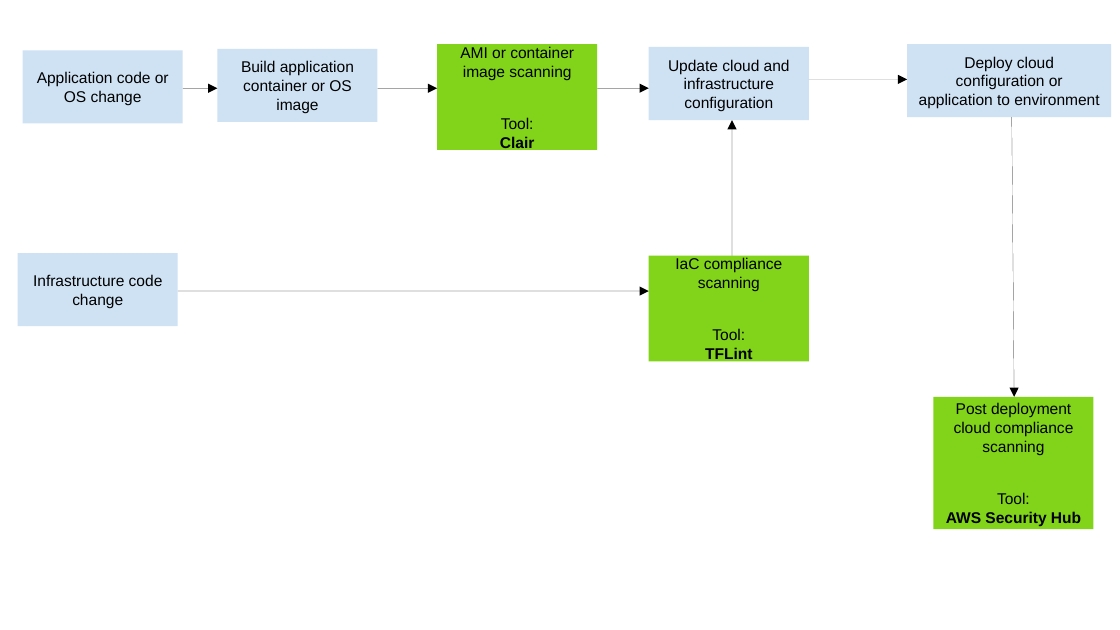
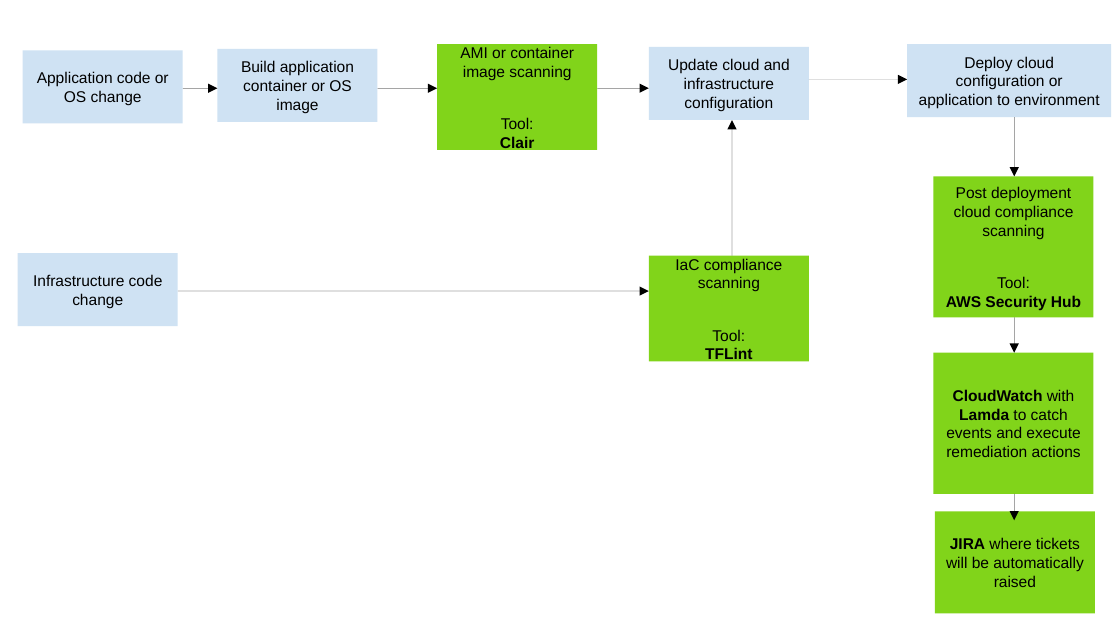
Before and after one commit to JMarcan/aws_infrastructure_securing_webapp, a slide deck: slide 1 of submission/DevOpsPipeline.pptx. Drawn at 1120x630 pixels with LibreOffice and Linux fonts; fonts in the diff are those of the drawing. Boxes give left, top, right and bottom in pixels: in the first picture for what was removed or moved away, otherwise in the second. Text is boxed around its words. In the diff, an @@ line names an element or a change of style, - is before the commit and + after.

Commit message:
docs: DevSecOps Pipeline extended for CloudWatch, Lambda and JIRA

```diff
--- a/submission/DevOpsPipeline.pptx
+++ b/submission/DevOpsPipeline.pptx
@@ arrow removed from (1011, 118) to (1015, 396) @@
@@ arrow added from (1015, 118) to (1015, 176), #000000 0.75 pt @@
@@ rectangle "Post deployment cloud compliance scanning ...": place and size @@
-rectangle "Post deployment cloud compliance scanning ..." at (933,396,1093,529)
+rectangle "Post deployment cloud compliance scanning ..." at (933,176,1093,317)
@@ arrow added from (1015, 317) to (1015, 353), #000000 0.75 pt @@
@@ rectangle added at (933,353,1093,494), fill #81D41A, 10 pt, text #000000 @@
+CloudWatch with Lamda to catch events and execute remediation actions
@@ arrow added from (1015, 494) to (1015, 521), #000000 0.75 pt @@
@@ rectangle added at (935,512,1095,614), fill #81D41A, 10 pt, text #000000 @@
+JIRA where tickets will be automatically raised
```
Also in this commit, not shown: 4 other files.
